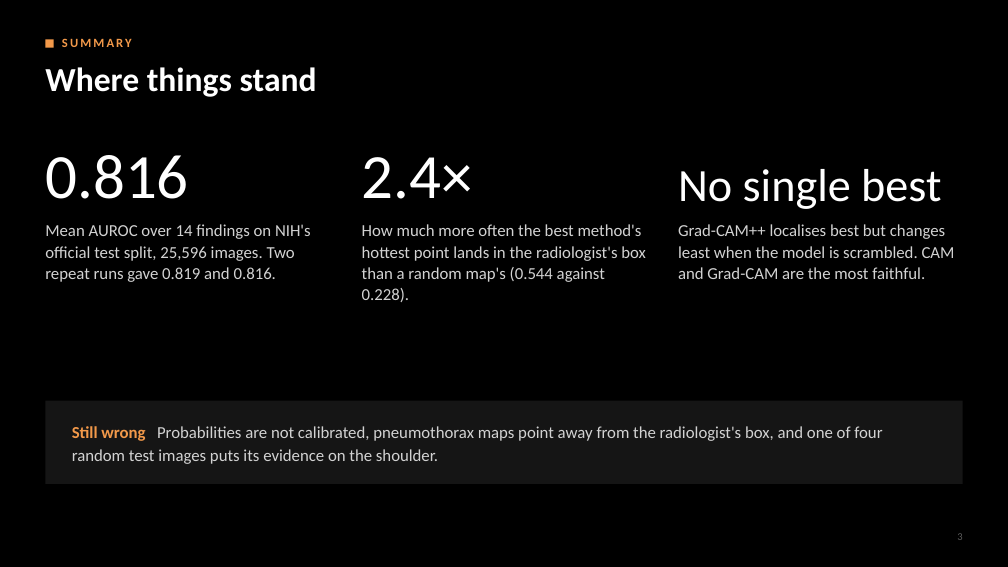
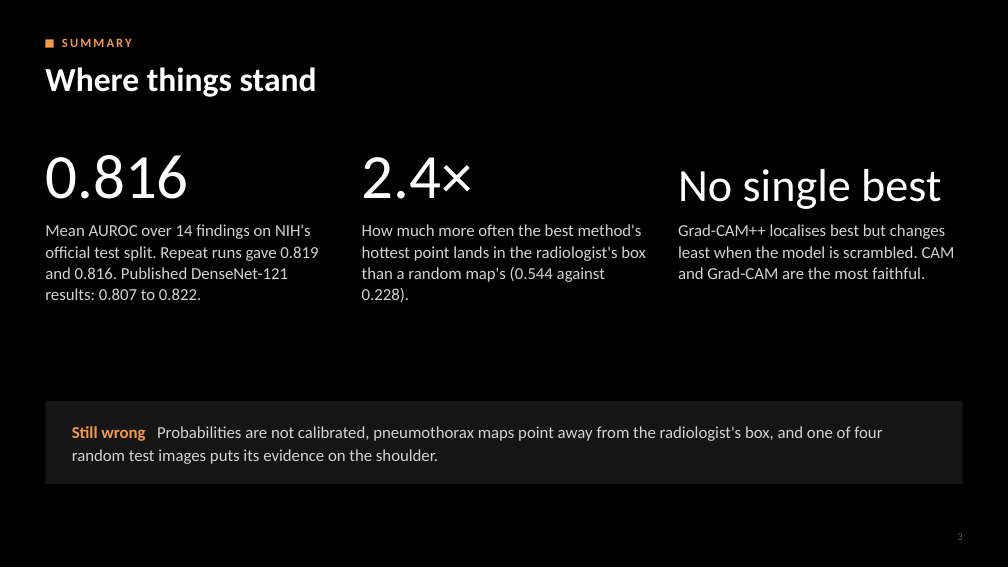
Before and after one commit to NightRaven-0/CNN, a slide deck: slide 3 of presentation/first_review.pptx. Drawn at 1008x567 pixels with LibreOffice and Linux fonts; fonts in the diff are those of the drawing. Boxes give left, top, right and bottom in pixels: in the first picture for what was removed or moved away, otherwise in the second. Text is boxed around its words. In the diff, an @@ line names an element or a change of style, - is before the commit and + after.

```diff
--- a/presentation/first_review.pptx
+++ b/presentation/first_review.pptx
@@ text at <box>45,224,318,300</box>: text changed @@
-Mean AUROC over 14 findings on NIH's official test split, 25,596 images. Two repeat runs gave 0.819 and 0.816.
+Mean AUROC over 14 findings on NIH's official test split. Repeat runs gave 0.819 and 0.816. Published DenseNet-121 results: 0.807 to 0.822.
```
Also in this commit, not shown: 15 other slides changed, 4 slides added, 8 other files.
